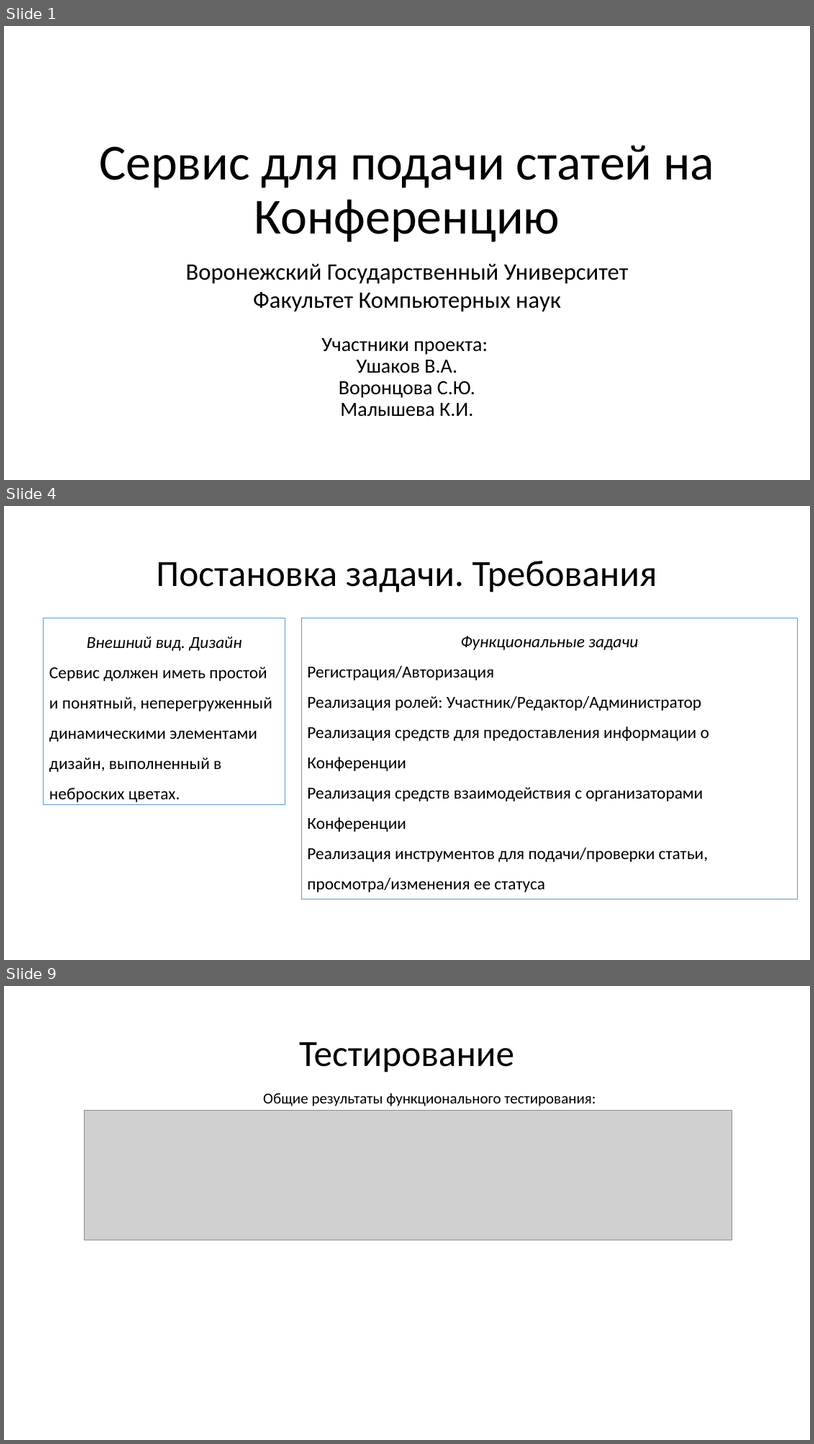
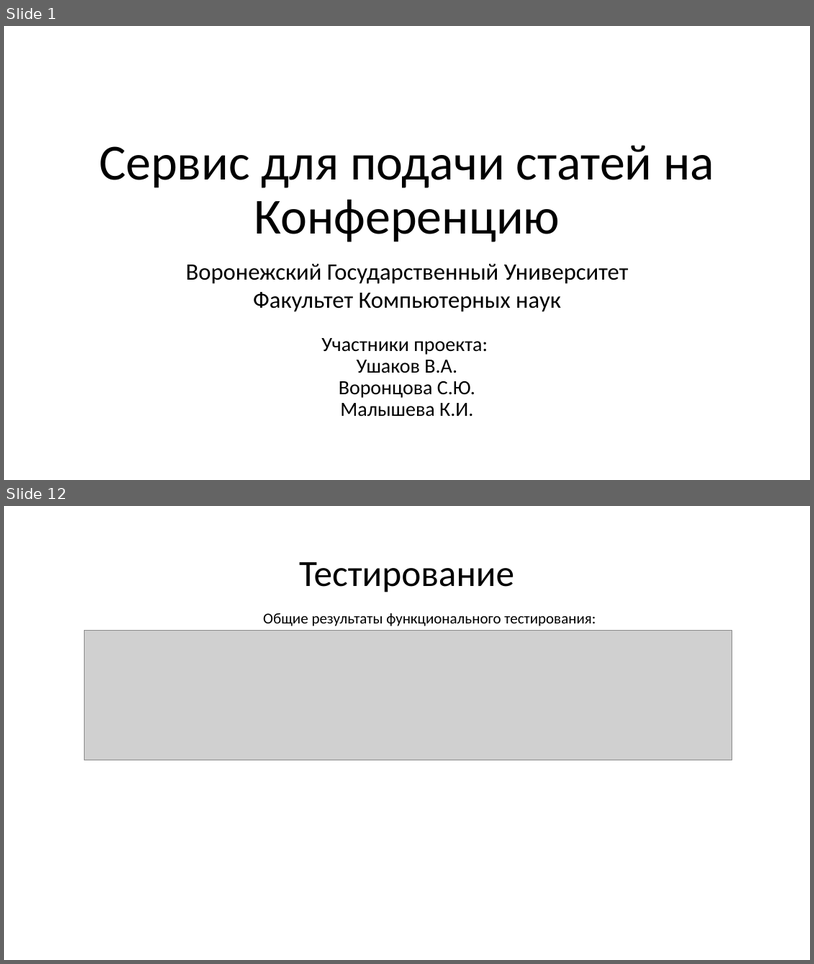
Before and after one commit to AurelVU/Conference-Site-VSU, a slide deck: Презентация.pptx. Shown one above the other, each under a label of ours: slides 1, 4 and 9 before the commit, slides 1 and 12 after it; the slides between them are not shown. The pictures are 814x1444 and 814x964 pixels, drawn with LibreOffice and Linux fonts; fonts in the diff are those of the drawing; grey boxes stand for pictures. Boxes give left, top, right and bottom in pixels: in the first picture for what was removed or moved away, otherwise in the second. Text is boxed around its words. In the diff, an @@ line names an element or a change of style, - is before the commit and + after.

```diff
--- a/Презентация.pptx
+++ b/Презентация.pptx
@@ slide 4 removed at box(4, 506, 810, 960), background #FFFFFF @@
@@ title removed at box(156, 561, 658, 592) @@
-Постановка задачи. Требования
@@ rectangle removed at box(44, 618, 286, 804) @@
-Внешний вид. Дизайн
-Сервис должен иметь простой и понятный, неперегруженный динамическими элементами дизайн, выполненный в неброских цветах.
@@ rectangle removed at box(301, 618, 798, 898) @@
-Функциональные задачи
-Регистрация/Авторизация
-Реализация ролей: Участник/Редактор/Администратор
-Реализация средств для предоставления информации о Конференции
-Реализация средств взаимодействия с организаторами Конференции
-Реализация инструментов для подачи/проверки статьи, просмотра/изменения ее статуса
@@ what was slide 9 is now slide 12 @@
```
Also in this commit, not shown: 5 slides changed, 6 slides added, 1 other slide removed, 1 other file.
